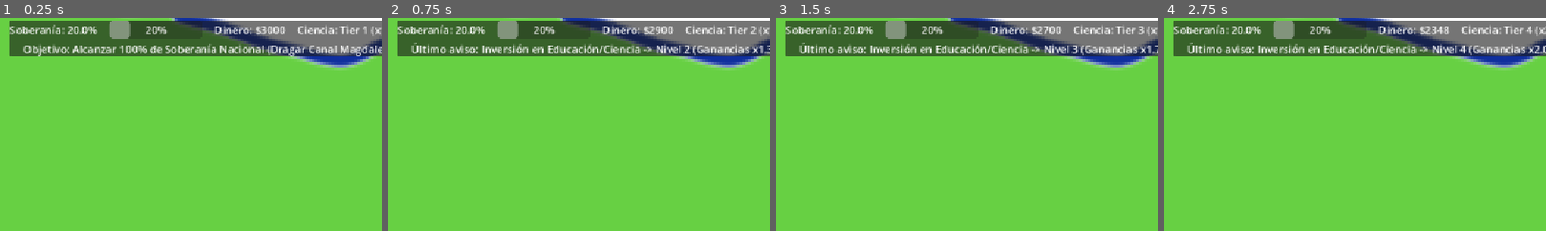
Above: before the commit, frames 1-4 (left to right).
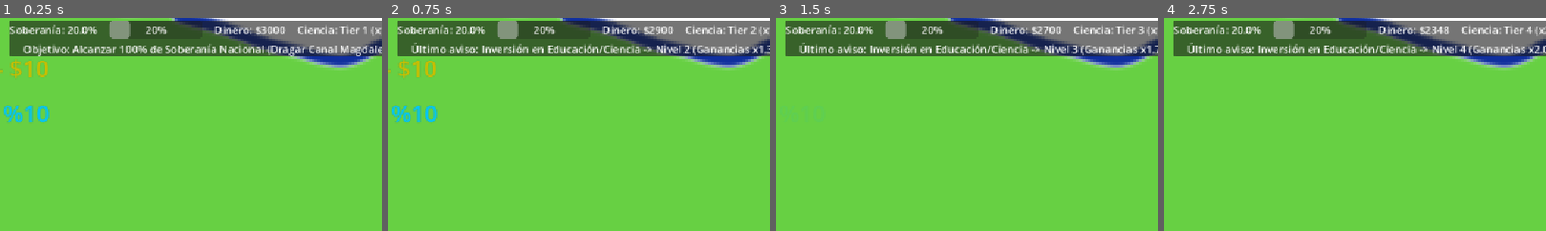
Above: after the commit, the same moments.

Repository: Jipilucas/Parana_jam_ctapo
Game: Godot game, scene res://Gestores/TestScene2.tscn
The game is run twice, just before and just after one commit, with the same random seed, the same clock (stepped at 60 frames per second) and the same inputs.
Inputs:
- Up to frame 1 (0.25 s): no input
- Up to frame 2 (0.75 s): click "Invertir Ciencia ($100)" at 0.5 s
- Up to frame 3 (1.5 s): click "Invertir Ciencia ($200)" at 1.25 s
- Up to frame 4 (2.75 s): click "Invertir Ciencia ($300)" at 2 s
The pictures show only the part of the screen within x 0-50%, y 0-50%; the shares and areas given below are measured in that part.

The runs differ from the first frame. In frame 1, 0.9% of the frame differs, in the area x 0-13%, y 19-49%; in frame 2, 0.9%; in frame 3, less than 0.1%; in frame 4, nothing differs.

Commit message:
Más assets

Diff:
--- a/parana-da-soberano/Gestores/Comercio/Scenes/LocacionesBase/Agro.tscn
+++ b/parana-da-soberano/Gestores/Comercio/Scenes/LocacionesBase/Agro.tscn
@@ -8,8 +8,11 @@
 [ext_resource type="Script" uid="uid://dt57u64g2m08c" path="res://Gestores/Comandos/Commands/comando_esperar.gd" id="6_44krc"]
 [ext_resource type="Script" uid="uid://cef7imth31asg" path="res://Gestores/Comandos/Commands/Comando_producir.gd" id="7_5w0wb"]
 [ext_resource type="PackedScene" uid="uid://dgfv7uaavlrv1" path="res://Gestores/UI/datos.tscn" id="8_itluf"]
-[ext_resource type="Texture2D" uid="uid://d0kts5dn5076a" path="res://Gestores/Comercio/Scenes/LocacionesBase/assets/Agro.png" id="9_rni0n"]
+[ext_resource type="Texture2D" uid="uid://b6skewlygrtp1" path="res://Assets/fondo_blanco.png" id="9_78cog"]
 [ext_resource type="Script" uid="uid://n5q154m8q2xd" path="res://Gestores/Comercio/Scenes/sprite_logistica.gd" id="10_v17u1"]
+[ext_resource type="Texture2D" uid="uid://dsm7tajpuijas" path="res://Assets/regalias_2.png" id="11_78cog"]
+[ext_resource type="Texture2D" uid="uid://jakycqyse3ct" path="res://Assets/agro_1.png" id="11_pex2u"]
+[ext_resource type="Texture2D" uid="uid://c32la5pbmfn28" path="res://Assets/soberania_2.png" id="12_pex2u"]
 
 [sub_resource type="Resource" id="Cfg_IndPropia"]
 script = ExtResource("2_g2r54")
@@ -173,30 +176,43 @@
 
 [node name="SpriteLogistica" type="Sprite2D" parent="." unique_id=1146333627 node_paths=PackedStringArray("padre")]
 scale = Vector2(0.3513459, 0.31461495)
-texture = ExtResource("9_rni0n")
+texture = ExtResource("9_78cog")
 script = ExtResource("10_v17u1")
 padre = NodePath("..")
 
+[node name="Sprite2D" type="Sprite2D" parent="SpriteLogistica" unique_id=979337042]
+texture = ExtResource("11_pex2u")
+
 [node name="LabelRegalias" type="Label" parent="." unique_id=758353770]
-offset_left = 95.0
+offset_left = 181.0
 offset_top = -61.0
-offset_right = 183.0
+offset_right = 269.0
 offset_bottom = 7.0
 text = "- $10"
 label_settings = SubResource("LabelSettings_rni0n")
 horizontal_alignment = 1
 vertical_alignment = 1
 
+[node name="SpriteRegalias" type="Sprite2D" parent="LabelRegalias" unique_id=945330614]
+position = Vector2(-37, 28.000002)
+scale = Vector2(0.2, 0.2)
+texture = ExtResource("11_78cog")
+
 [node name="LabelSoberania" type="Label" parent="." unique_id=2123357937]
-offset_left = 95.0
-offset_top = -11.0
-offset_right = 183.0
-offset_bottom = 57.0
+offset_left = 187.0
+offset_top = 7.0
+offset_right = 275.0
+offset_bottom = 75.0
 text = "%10"
 label_settings = SubResource("LabelSettings_oms1m")
 horizontal_alignment = 1
 vertical_alignment = 1
 
+[node name="SpriteSoberanía" type="Sprite2D" parent="LabelSoberania" unique_id=738337788]
+position = Vector2(-39, 30.999989)
+scale = Vector2(0.2, 0.2)
+texture = ExtResource("12_pex2u")
+
 [node name="AnimationPlayer" type="AnimationPlayer" parent="." unique_id=1589763185]
 libraries/ = SubResource("AnimationLibrary_78cog")
 autoplay = &"mostrar"
--- a/parana-da-soberano/Gestores/Comercio/Scenes/LocacionesBase/Ciudad.tscn
+++ b/parana-da-soberano/Gestores/Comercio/Scenes/LocacionesBase/Ciudad.tscn
@@ -10,6 +10,8 @@
 [ext_resource type="PackedScene" uid="uid://dgfv7uaavlrv1" path="res://Gestores/UI/datos.tscn" id="8_osrts"]
 [ext_resource type="Texture2D" uid="uid://csk2teqirit24" path="res://Gestores/Comercio/Scenes/LocacionesBase/assets/Ciudad.png" id="9_u5aes"]
 [ext_resource type="Script" uid="uid://n5q154m8q2xd" path="res://Gestores/Comercio/Scenes/sprite_logistica.gd" id="10_knytr"]
+[ext_resource type="Texture2D" uid="uid://dsm7tajpuijas" path="res://Assets/regalias_2.png" id="11_tja4b"]
+[ext_resource type="Texture2D" uid="uid://c32la5pbmfn28" path="res://Assets/soberania_2.png" id="12_rrami"]
 
 [sub_resource type="Resource" id="Cfg_IndPropia"]
 script = ExtResource("2_r5jky")
@@ -182,25 +184,35 @@
 padre = NodePath("..")
 
 [node name="LabelRegalias" type="Label" parent="." unique_id=512682862]
-offset_left = 95.0
+offset_left = 181.0
 offset_top = -61.0
-offset_right = 183.0
+offset_right = 269.0
 offset_bottom = 7.0
 text = "- $10"
 label_settings = SubResource("LabelSettings_u5aes")
 horizontal_alignment = 1
 vertical_alignment = 1
 
+[node name="SpriteRegalias" type="Sprite2D" parent="LabelRegalias" unique_id=1708586763]
+position = Vector2(-37, 28.000002)
+scale = Vector2(0.2, 0.2)
+texture = ExtResource("11_tja4b")
+
 [node name="LabelSoberania" type="Label" parent="." unique_id=999462089]
-offset_left = 95.0
-offset_top = -11.0
-offset_right = 183.0
-offset_bottom = 57.0
+offset_left = 187.0
+offset_top = 7.0
+offset_right = 275.0
+offset_bottom = 75.0
 text = "%10"
 label_settings = SubResource("LabelSettings_r5jky")
 horizontal_alignment = 1
 vertical_alignment = 1
 
+[node name="SpriteSoberanía" type="Sprite2D" parent="LabelSoberania" unique_id=2009099922]
+position = Vector2(-39, 30.999989)
+scale = Vector2(0.2, 0.2)
+texture = ExtResource("12_rrami")
+
 [node name="AnimationPlayer" type="AnimationPlayer" parent="." unique_id=1383669758]
 libraries/ = SubResource("AnimationLibrary_tja4b")
 autoplay = &"mostrar"
--- a/parana-da-soberano/Gestores/Comercio/Scenes/LocacionesBase/Industria.tscn
+++ b/parana-da-soberano/Gestores/Comercio/Scenes/LocacionesBase/Industria.tscn
@@ -10,6 +10,8 @@
 [ext_resource type="PackedScene" uid="uid://dgfv7uaavlrv1" path="res://Gestores/UI/datos.tscn" id="8_0btxc"]
 [ext_resource type="Texture2D" uid="uid://ntv52whaw5k3" path="res://Gestores/Comercio/Scenes/LocacionesBase/assets/Industria.png" id="9_rfhok"]
 [ext_resource type="Script" uid="uid://n5q154m8q2xd" path="res://Gestores/Comercio/Scenes/sprite_logistica.gd" id="10_2ux4y"]
+[ext_resource type="Texture2D" uid="uid://dsm7tajpuijas" path="res://Assets/regalias_2.png" id="11_fwkes"]
+[ext_resource type="Texture2D" uid="uid://c32la5pbmfn28" path="res://Assets/soberania_2.png" id="12_ia47v"]
 
 [sub_resource type="Resource" id="Cfg_IndPropia"]
 script = ExtResource("2_8r52i")
@@ -48,26 +50,78 @@
 tracks/0/type = "value"
 tracks/0/imported = false
 tracks/0/enabled = true
-tracks/0/path = NodePath("LabelRegalias:modulate")
+tracks/0/path = NodePath("LabelRegalias:visible")
 tracks/0/interp = 1
 tracks/0/loop_wrap = true
 tracks/0/keys = {
 "times": PackedFloat32Array(0),
 "transitions": PackedFloat32Array(1),
 "update": 0,
-"values": [Color(1, 1, 1, 1)]
+"values": [true]
 }
 tracks/1/type = "value"
 tracks/1/imported = false
 tracks/1/enabled = true
-tracks/1/path = NodePath("LabelRegalias:visible")
+tracks/1/path = NodePath("LabelRegalias:modulate")
 tracks/1/interp = 1
 tracks/1/loop_wrap = true
 tracks/1/keys = {
 "times": PackedFloat32Array(0),
 "transitions": PackedFloat32Array(1),
-"update": 1,
+"update": 0,
+"values": [Color(1, 1, 1, 1)]
+}
+tracks/2/type = "value"
+tracks/2/imported = false
+tracks/2/enabled = true
+tracks/2/path = NodePath("LabelSoberania:modulate")
+tracks/2/interp = 1
+tracks/2/loop_wrap = true
+tracks/2/keys = {
+"times": PackedFloat32Array(0),
+"transitions": PackedFloat32Array(1),
+"update": 0,
+"values": [Color(1, 1, 1, 1)]
+}
+tracks/3/type = "value"
+tracks/3/imported = false
+tracks/3/enabled = true
+tracks/3/path = NodePath("LabelSoberania:visible")
+tracks/3/interp = 1
+tracks/3/loop_wrap = true
+tracks/3/keys = {
+"times": PackedFloat32Array(0),
+"transitions": PackedFloat32Array(1),
+"update": 0,
 "values": [true]
+}
+
+[sub_resource type="Animation" id="Animation_tw1kq"]
+resource_name = "mostrar"
+length = 1.8666667
+tracks/0/type = "value"
+tracks/0/imported = false
+tracks/0/enabled = true
+tracks/0/path = NodePath("LabelRegalias:visible")
+tracks/0/interp = 1
+tracks/0/loop_wrap = true
+tracks/0/keys = {
+"times": PackedFloat32Array(1.5),
+"transitions": PackedFloat32Array(1),
+"update": 0,
+"values": [false]
+}
+tracks/1/type = "value"
+tracks/1/imported = false
+tracks/1/enabled = true
+tracks/1/path = NodePath("LabelRegalias:modulate")
+tracks/1/interp = 1
+tracks/1/loop_wrap = true
+tracks/1/keys = {
+"times": PackedFloat32Array(0.033333335, 0.8, 1.5333333),
+"transitions": PackedFloat32Array(1, 1, 1),
+"update": 0,
+"values": [Color(1, 1, 1, 1), Color(1, 1, 1, 1), Color(1, 1, 1, 0.23529412)]
 }
 tracks/2/type = "value"
 tracks/2/imported = false
@@ -76,10 +130,10 @@
 tracks/2/interp = 1
 tracks/2/loop_wrap = true
 tracks/2/keys = {
-"times": PackedFloat32Array(0),
-"transitions": PackedFloat32Array(1),
-"update": 1,
-"values": [true]
+"times": PackedFloat32Array(1.5666667),
+"transitions": PackedFloat32Array(1),
+"update": 0,
+"values": [false]
 }
 tracks/3/type = "value"
 tracks/3/imported = false
@@ -88,62 +142,10 @@
 tracks/3/interp = 1
 tracks/3/loop_wrap = true
 tracks/3/keys = {
-"times": PackedFloat32Array(0),
-"transitions": PackedFloat32Array(1),
-"update": 0,
-"values": [Color(1, 1, 1, 1)]
-}
-
-[sub_resource type="Animation" id="Animation_tw1kq"]
-resource_name = "mostrar"
-length = 1.8666667
-tracks/0/type = "value"
-tracks/0/imported = false
-tracks/0/enabled = true
-tracks/0/path = NodePath("LabelRegalias:modulate")
-tracks/0/interp = 1
-tracks/0/loop_wrap = true
-tracks/0/keys = {
-"times": PackedFloat32Array(0.033333335, 0.8, 1.5333333),
-"transitions": PackedFloat32Array(1, 1, 1),
-"update": 0,
-"values": [Color(1, 1, 1, 1), Color(1, 1, 1, 1), Color(1, 1, 1, 0.23529412)]
-}
-tracks/1/type = "value"
-tracks/1/imported = false
-tracks/1/enabled = true
-tracks/1/path = NodePath("LabelRegalias:visible")
-tracks/1/interp = 1
-tracks/1/loop_wrap = true
-tracks/1/keys = {
-"times": PackedFloat32Array(1.5),
-"transitions": PackedFloat32Array(1),
-"update": 1,
-"values": [false]
-}
-tracks/2/type = "value"
-tracks/2/imported = false
-tracks/2/enabled = true
-tracks/2/path = NodePath("LabelSoberania:modulate")
-tracks/2/interp = 1
-tracks/2/loop_wrap = true
-tracks/2/keys = {
 "times": PackedFloat32Array(0.033333335, 0.8, 1.56),
 "transitions": PackedFloat32Array(1, 1, 1),
 "update": 0,
 "values": [Color(1, 1, 1, 1), Color(1, 1, 1, 1), Color(1, 1, 1, 0)]
-}
-tracks/3/type = "value"
-tracks/3/imported = false
-tracks/3/enabled = true
-tracks/3/path = NodePath("LabelSoberania:visible")
-tracks/3/interp = 1
-tracks/3/loop_wrap = true
-tracks/3/keys = {
-"times": PackedFloat32Array(1.5666667),
-"transitions": PackedFloat32Array(1),
-"update": 1,
-"values": [false]
 }
 
 [sub_resource type="AnimationLibrary" id="AnimationLibrary_8r52i"]
@@ -183,25 +185,35 @@
 padre = NodePath("..")
 
 [node name="LabelRegalias" type="Label" parent="." unique_id=291281362]
-offset_left = 95.0
+offset_left = 181.0
 offset_top = -61.0
-offset_right = 183.0
+offset_right = 269.0
 offset_bottom = 7.0
 text = "- $10"
 label_settings = SubResource("LabelSettings_rfhok")
 horizontal_alignment = 1
 vertical_alignment = 1
 
+[node name="SpriteRegalias" type="Sprite2D" parent="LabelRegalias" unique_id=1773567408]
+position = Vector2(-37, 28.000002)
+scale = Vector2(0.2, 0.2)
+texture = ExtResource("11_fwkes")
+
 [node name="LabelSoberania" type="Label" parent="." unique_id=1553557802]
-offset_left = 95.0
-offset_top = -11.0
-offset_right = 183.0
-offset_bottom = 57.0
+offset_left = 187.0
+offset_top = 7.0
+offset_right = 275.0
+offset_bottom = 75.0
 text = "%10"
 label_settings = SubResource("LabelSettings_8r52i")
 horizontal_alignment = 1
 vertical_alignment = 1
 
+[node name="SpriteSoberanía" type="Sprite2D" parent="LabelSoberania" unique_id=1623895474]
+position = Vector2(-39, 30.999989)
+scale = Vector2(0.2, 0.2)
+texture = ExtResource("12_ia47v")
+
 [node name="AnimationPlayer" type="AnimationPlayer" parent="." unique_id=689812391]
 libraries/ = SubResource("AnimationLibrary_8r52i")
 autoplay = &"mostrar"
--- a/parana-da-soberano/Gestores/Comercio/Scenes/LocacionesBase/Puerto.tscn
+++ b/parana-da-soberano/Gestores/Comercio/Scenes/LocacionesBase/Puerto.tscn
@@ -11,6 +11,8 @@
 [ext_resource type="Texture2D" uid="uid://b6skewlygrtp1" path="res://Assets/fondo_blanco.png" id="9_8mdpq"]
 [ext_resource type="Script" uid="uid://n5q154m8q2xd" path="res://Gestores/Comercio/Scenes/sprite_logistica.gd" id="10_qxqvv"]
 [ext_resource type="Texture2D" uid="uid://bj44bqdo4lfyx" path="res://Assets/puerto_1.png" id="11_vssv3"]
+[ext_resource type="Texture2D" uid="uid://dsm7tajpuijas" path="res://Assets/regalias_2.png" id="12_dtujo"]
+[ext_resource type="Texture2D" uid="uid://c32la5pbmfn28" path="res://Assets/soberania_2.png" id="13_0pxgv"]
 
 [sub_resource type="Resource" id="Cfg_IndPropia"]
 script = ExtResource("2_8mdpq")
@@ -185,25 +187,35 @@
 texture = ExtResource("11_vssv3")
 
 [node name="LabelRegalias" type="Label" parent="." unique_id=237896836]
-offset_left = 95.0
+offset_left = 181.0
 offset_top = -61.0
-offset_right = 183.0
+offset_right = 269.0
 offset_bottom = 7.0
 text = "- $10"
 label_settings = SubResource("LabelSettings_m5784")
 horizontal_alignment = 1
 vertical_alignment = 1
 
+[node name="SpriteRegalias" type="Sprite2D" parent="LabelRegalias" unique_id=1067731493]
+position = Vector2(-37, 28.000002)
+scale = Vector2(0.2, 0.2)
+texture = ExtResource("12_dtujo")
+
 [node name="LabelSoberania" type="Label" parent="." unique_id=292719946]
-offset_left = 95.0
-offset_top = -11.0
-offset_right = 183.0
-offset_bottom = 57.0
+offset_left = 187.0
+offset_top = 7.0
+offset_right = 275.0
+offset_bottom = 75.0
 text = "%10"
 label_settings = SubResource("LabelSettings_8mdpq")
 horizontal_alignment = 1
 vertical_alignment = 1
 
+[node name="SpriteSoberanía" type="Sprite2D" parent="LabelSoberania" unique_id=2024614787]
+position = Vector2(-39, 30.999989)
+scale = Vector2(0.2, 0.2)
+texture = ExtResource("13_0pxgv")
+
 [node name="AnimationPlayer" type="AnimationPlayer" parent="." unique_id=1639425120]
 libraries/ = SubResource("AnimationLibrary_vssv3")
 autoplay = &"mostrar"
Binary file added: parana-da-soberano/Assets/agro_1.png
Not shown, added: parana-da-soberano/Assets/agro_1.png.import
